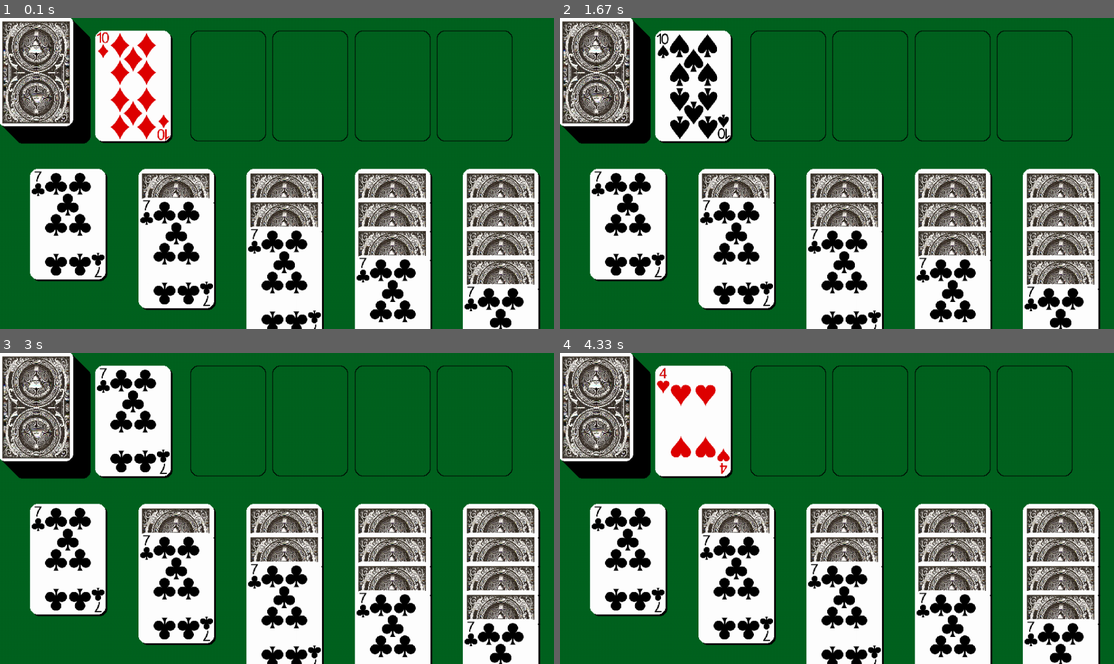
Above: before the commit, frames 1-4 (two rows, left to right).
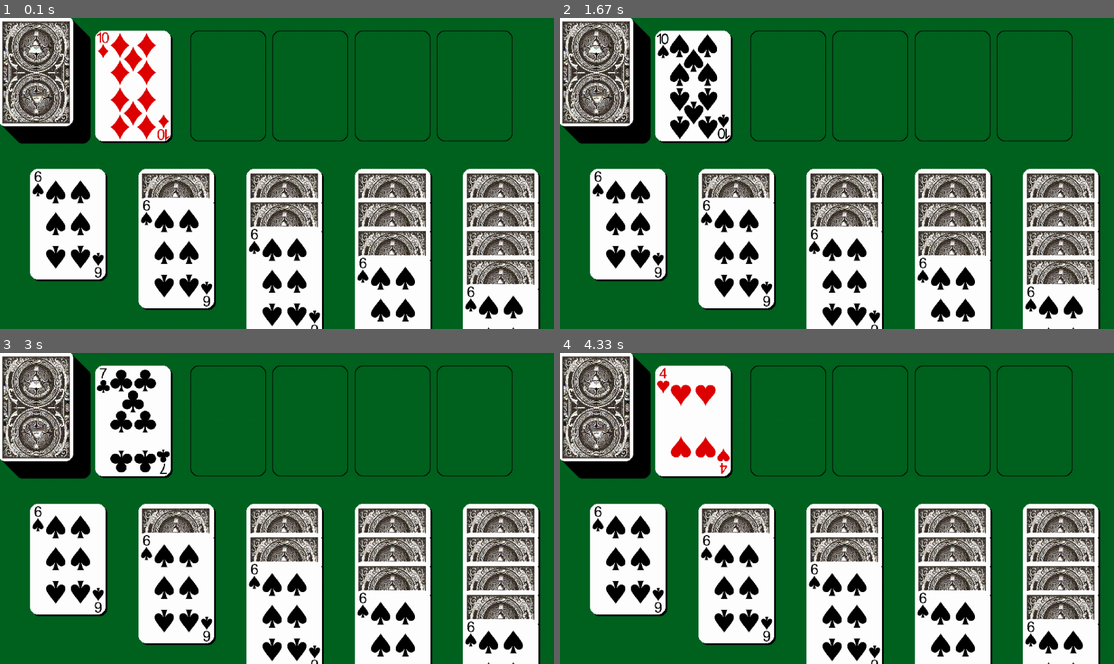
Above: after the commit, the same moments.

Repository: unluckycord/NewPygame
Game: pygame game, started from Main.py
The game is run twice, just before and just after one commit, with the same random seed, the same clock (stepped at 60 frames per second) and the same inputs.
Inputs (mouse positions are in pixels of both pictures, inside the frame that each line leads up to):
- Up to frame 1 (0.1 s): no input
- Up to frame 2 (1.67 s): click (837, 173) at 0.38 s; click (892, 241) at 0.72 s; click (1041, 282) at 1.05 s; click (704, 111) at 1.38 s
- Up to frame 3 (3 s): click (277, 545) at 1.72 s; click (199, 443) at 2.05 s; click (470, 589) at 2.38 s; click (94, 539) at 2.72 s
- Up to frame 4 (4.33 s): click (676, 446) at 3.05 s; click (704, 564) at 3.38 s; click (1036, 580) at 3.72 s; click (670, 623) at 4.05 s

The runs differ from the first frame. In frame 1, 5.4% of the frame differs, in the area x 5-95%, y 49-100%; in frame 2, 5.4%; in frame 3, 5.4%; in frame 4, 5.4%.

Commit message:
need to fix tableau

Diff:
--- a/GameLoop.py
+++ b/GameLoop.py
@@ -15,12 +15,13 @@
     ListOfCards.cardStackOject.clear()
     for i in range(28):
         ListOfCards.tableau.append(ListOfCards.listOfActiveCards[0])
+        ListOfCards.tableauObj.append(Card.Card(ListOfCards.listOfActiveCards[0], 400,400, None, "DOWN"))
         ListOfCards.listOfActiveCards.pop(0)
     for i in range(len(ListOfCards.listOfActiveCards)):
         ListOfCards.cardStackOject.append(Card.Card(ListOfCards.listOfActiveCards[i], 400,400, None, "DOWN"))
 
     while run:
-        print(ListOfCards.cardStackOject[0].rankandsuit)
+        print(ListOfCards.tableauObj[0].rankandsuit)
         nowDraw = pygame.time.get_ticks()
         for event in pygame.event.get():
             if event.type == pygame.QUIT:
--- a/ListOfCards.py
+++ b/ListOfCards.py
@@ -16,6 +16,7 @@
 listOfActiveCardsPostShuffle = []
 listOfSpentCards = []
 tableau = []
+tableauObj = []
 cardStack = []
 cardStackOject = ["thing to be removed"]
 LISTOFALLDEFAULTCARDS = ["2s", "2d", "2h", "2c",
--- a/PaintGame.py
+++ b/PaintGame.py
@@ -1,5 +1,5 @@
 from time import sleep
-import pygame,Assets,random,Card,DealCards
+import pygame,Assets,random,Card,DealCards,ListOfCards
 def drawMouseBox():
     pass
 
@@ -34,8 +34,9 @@
             pygame.draw.rect(Assets.WIN, Assets.WHITE, (cardlocationx+(250*Assets.scalingVal*i),cardlocationy+(50*f), Assets.CARDWIDTH,Assets.CARDHEIGHT),width=0, border_radius=13)
             if(f < i-1):
                 Assets.WIN.blit(Assets.cardback_black, (cardlocationx+(9*Assets.scalingVal)+(i*250*Assets.scalingVal),cardlocationy+(11*Assets.scalingVal)+(f*50)))
+
             elif(f == i-1):
-                Assets.WIN.blit(Assets.sevenc, (cardlocationx+(i*250*Assets.scalingVal),cardlocationy+(f*50)))
+                Assets.WIN.blit(ListOfCards.tableauObj[0].card, (cardlocationx+(i*250*Assets.scalingVal),cardlocationy+(f*50)))
 
 def drawWindow(renderCheck, activeCard,currentCard):
     cardloctionx, cardlocationy = 220*Assets.scalingVal,30*Assets.scalingVal
